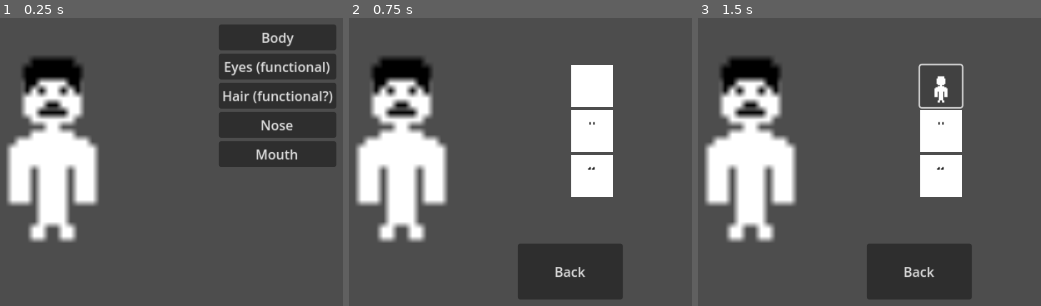
Above: before the commit, frames 1-3 (left to right).
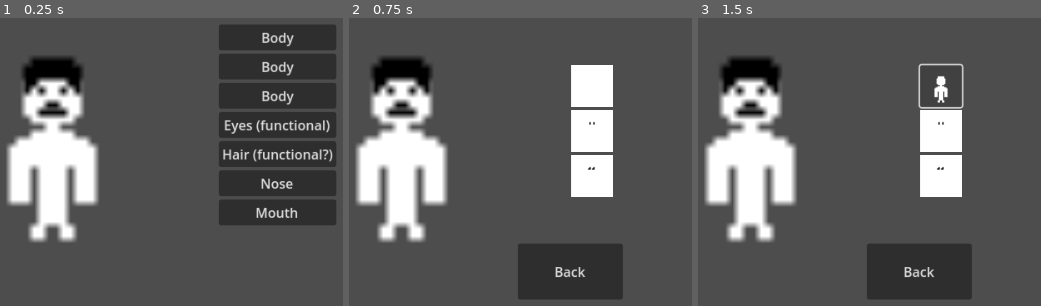
Above: after the commit, the same moments.

Repository: JordanFreyman/group-6
Game: Godot game, scene res://scene_manager.tscn
Two runs of this game, one before a commit and one after it. Both use one fixed random seed, a clock stepped at 60 frames per second and the inputs below.
Inputs (mouse positions are in pixels of both pictures, inside the frame that each line leads up to):
- Up to frame 1 (0.25 s): no input
- Up to frame 2 (0.75 s): click "Body" at 0.5 s
- Up to frame 3 (1.5 s): click (941, 87) at 1.25 s

The runs differ from the first frame. In frame 1, 8.5% of the frame differs, in the area x 63-98%, y 15-72%; in frame 2, nothing differs; in frame 3, nothing differs.

Commit message:
renamed art assets

Diff:
--- a/godot/character.tscn
+++ b/godot/character.tscn
@@ -58,7 +58,15 @@
 [node name="VBoxContainer" type="VBoxContainer" parent="Menu/MarginContainer"]
 layout_mode = 2
 
+[node name="ViewHead" type="Button" parent="Menu/MarginContainer/VBoxContainer"]
+layout_mode = 2
+text = "Body"
+
 [node name="ViewBody" type="Button" parent="Menu/MarginContainer/VBoxContainer"]
+layout_mode = 2
+text = "Body"
+
+[node name="ViewEyebrows" type="Button" parent="Menu/MarginContainer/VBoxContainer"]
 layout_mode = 2
 text = "Body"
 
@@ -78,7 +86,9 @@
 layout_mode = 2
 text = "Mouth"
 
+[connection signal="pressed" from="Menu/MarginContainer/VBoxContainer/ViewHead" to="." method="_on_view_body_pressed"]
 [connection signal="pressed" from="Menu/MarginContainer/VBoxContainer/ViewBody" to="." method="_on_view_body_pressed"]
+[connection signal="pressed" from="Menu/MarginContainer/VBoxContainer/ViewEyebrows" to="." method="_on_view_body_pressed"]
 [connection signal="pressed" from="Menu/MarginContainer/VBoxContainer/ViewEyes" to="." method="_on_view_eyes_pressed"]
 [connection signal="pressed" from="Menu/MarginContainer/VBoxContainer/ViewHair" to="." method="_on_view_hair_pressed"]
 [connection signal="pressed" from="Menu/MarginContainer/VBoxContainer/ViewNose" to="." method="_on_view_nose_pressed"]
Renamed: godot/Art/Updated-Art/IMG_0513.png -> godot/Art/Updated-Art/Eyebrows1.png
Not shown, added: godot/Art/Updated-Art/Eyebrows1.png.import
Renamed: godot/Art/Updated-Art/IMG_0515.png -> godot/Art/Updated-Art/Eyebrows2.png
Not shown, added: godot/Art/Updated-Art/Eyebrows2.png.import
Renamed: godot/Art/Updated-Art/IMG_0520.png -> godot/Art/Updated-Art/Eyes1.png
Not shown, added: godot/Art/Updated-Art/Eyes1.png.import
Renamed: godot/Art/Updated-Art/IMG_0521.png -> godot/Art/Updated-Art/Eyes2.png
Not shown, added: godot/Art/Updated-Art/Eyes2.png.import
Renamed: godot/Art/Updated-Art/IMG_0522.png -> godot/Art/Updated-Art/Hair1.png
Not shown, added: godot/Art/Updated-Art/Hair1.png.import
Renamed: godot/Art/Updated-Art/IMG_0523.png -> godot/Art/Updated-Art/Hair2.png
Not shown, added: godot/Art/Updated-Art/Hair2.png.import
(and 21 more such lines)
